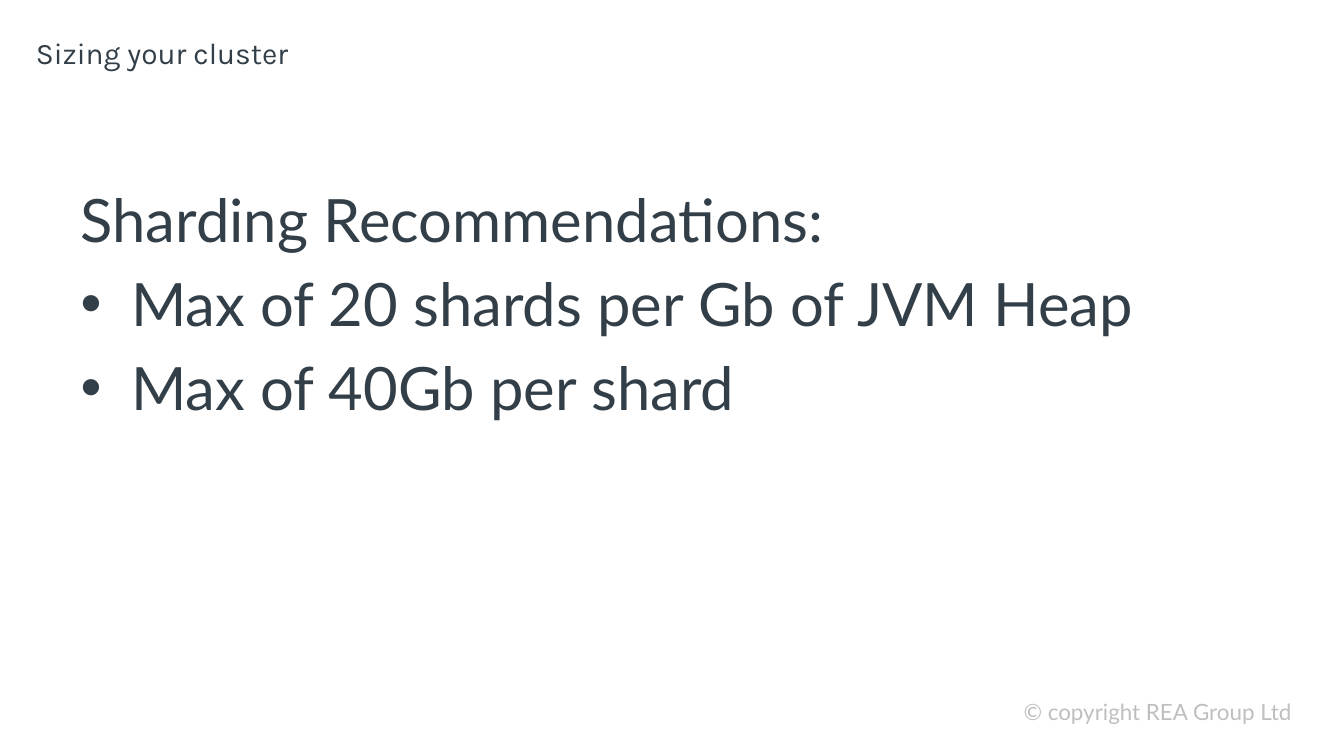
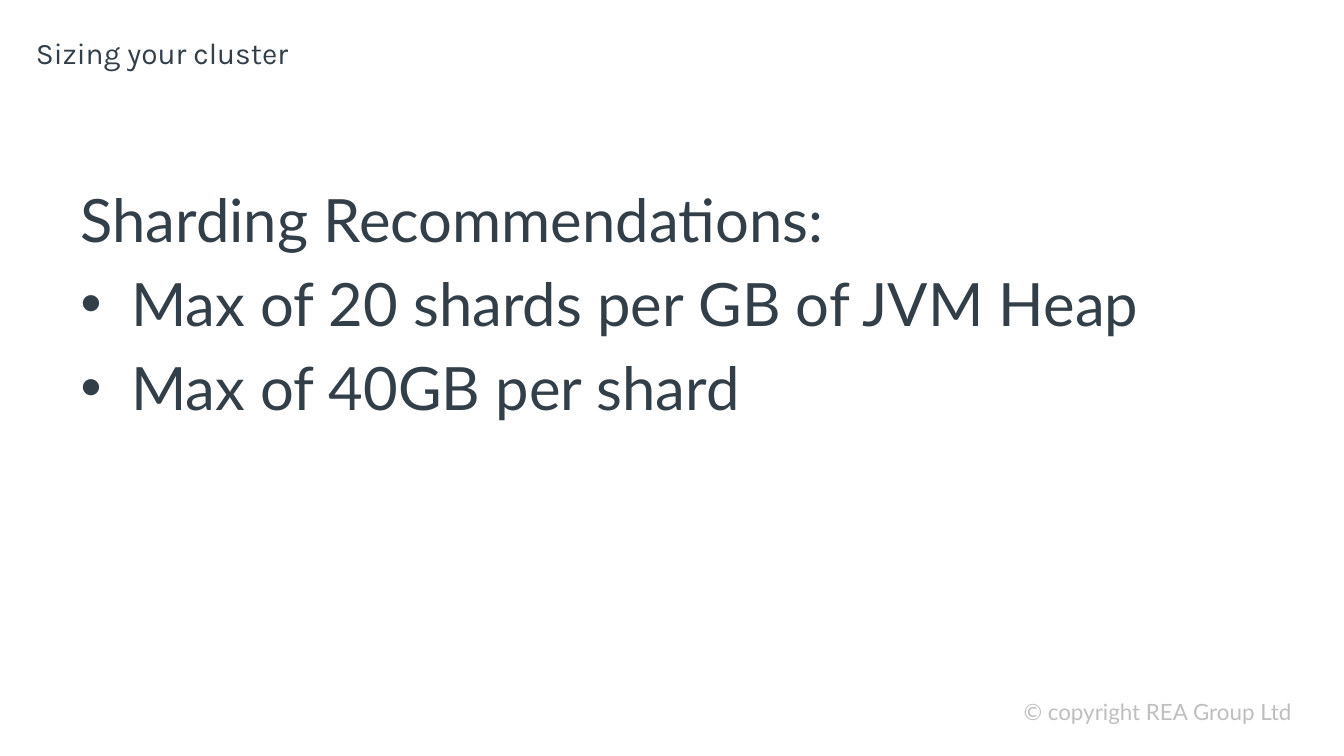
Before and after one commit to davidbkemp/advanced-elasticsearch-training, a slide deck: slide 15 of ElasticsearchOps.pptx. Drawn at 1344x756 pixels with LibreOffice and Linux fonts; fonts in the diff are those of the drawing; background and template pictures are left out. Boxes give left, top, right and bottom in pixels: in the first picture for what was removed or moved away, otherwise in the second. Text is boxed around its words. In the diff, an @@ line names an element or a change of style, - is before the commit and + after.

```diff
--- a/ElasticsearchOps.pptx
+++ b/ElasticsearchOps.pptx
@@ text at <box>131,282,1138,421</box>: text changed @@
-• Max of 20 shards per Gb of JVM Heap
-• Max of 40Gb per shard
+• Max of 20 shards per GB of JVM Heap
+• Max of 40GB per shard
```
Also in this commit, not shown: 2 other slides changed.
